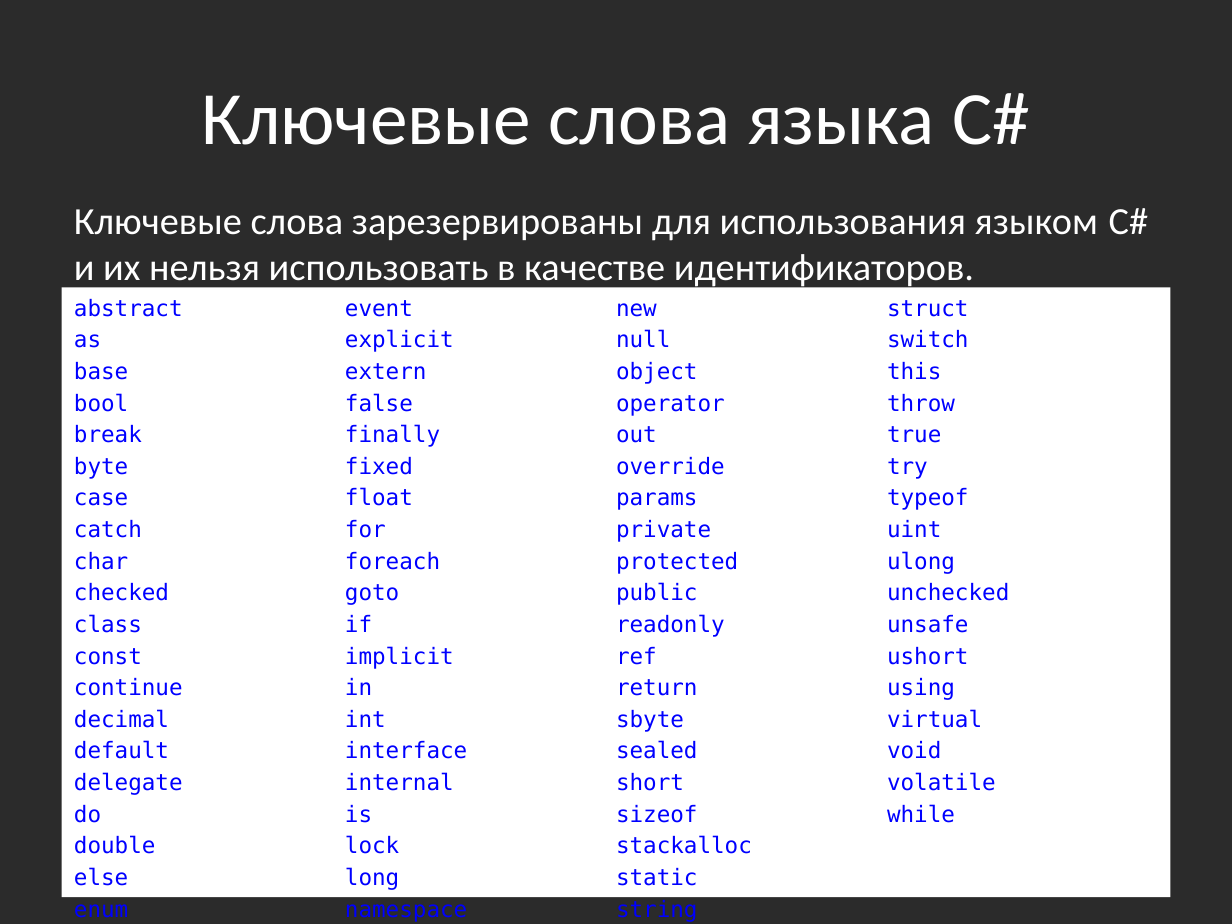
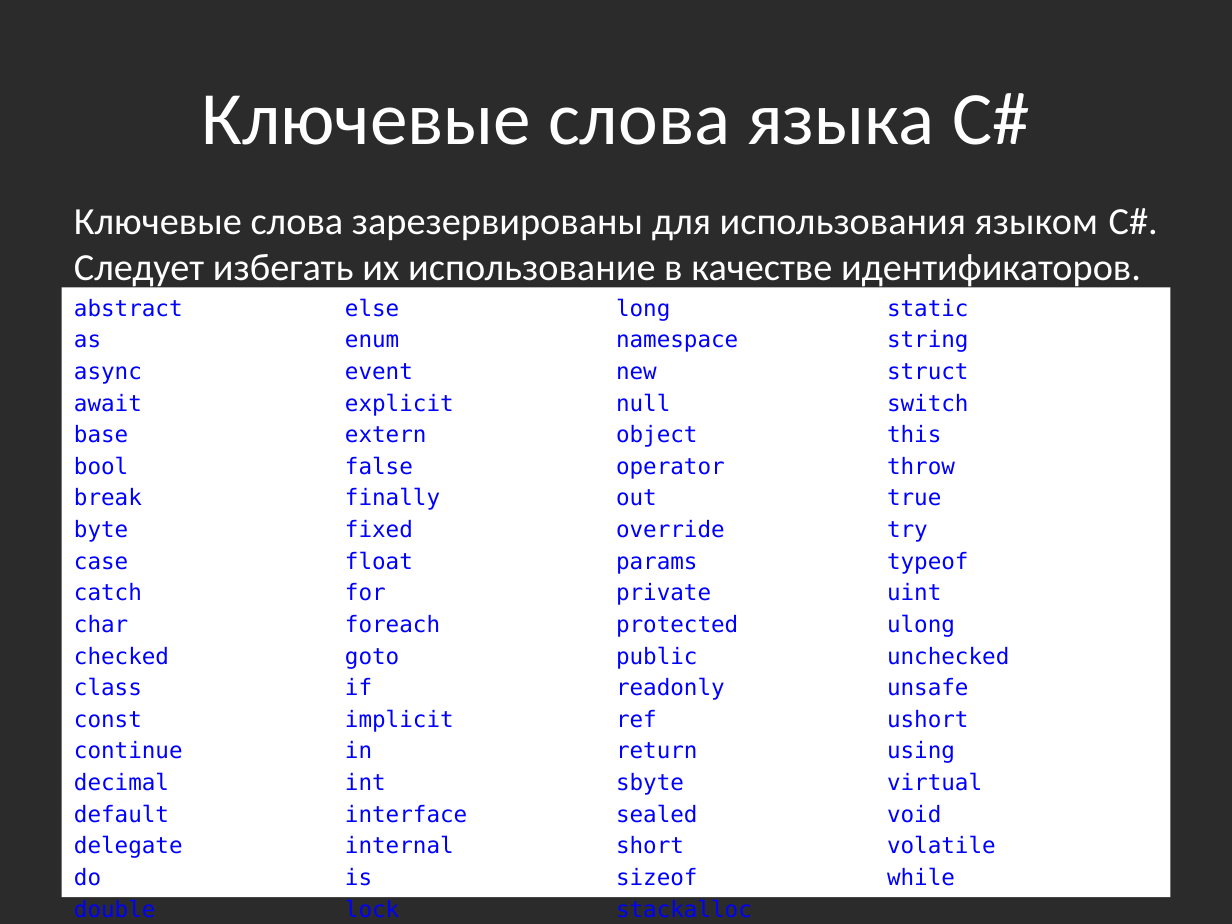
Before and after one commit to bazile/Training, a slide deck: slide 15 of Presentation/lesson-01.pptx. Drawn at 1232x924 pixels with LibreOffice and Linux fonts; fonts in the diff are those of the drawing; background and template pictures are left out; a plain dark background stands for a picture behind light text. Boxes give left, top, right and bottom in pixels: in the first picture for what was removed or moved away, otherwise in the second. Text is boxed around its words. In the diff, an @@ line names an element or a change of style, - is before the commit and + after.

```diff
--- a/Presentation/lesson-01.pptx
+++ b/Presentation/lesson-01.pptx
@@ text at (74, 208, 1158, 290): text changed @@
-Ключевые слова зарезервированы для использования языком C# и их нельзя использовать в качестве идентификаторов.
+Ключевые слова зарезервированы для использования языком C#. Следует избегать их использование в качестве идентификаторов.
@@ text at (74, 366, 142, 412): paragraphs added @@
+async
+await
```
Also in this commit, not shown: 1 slide added.
